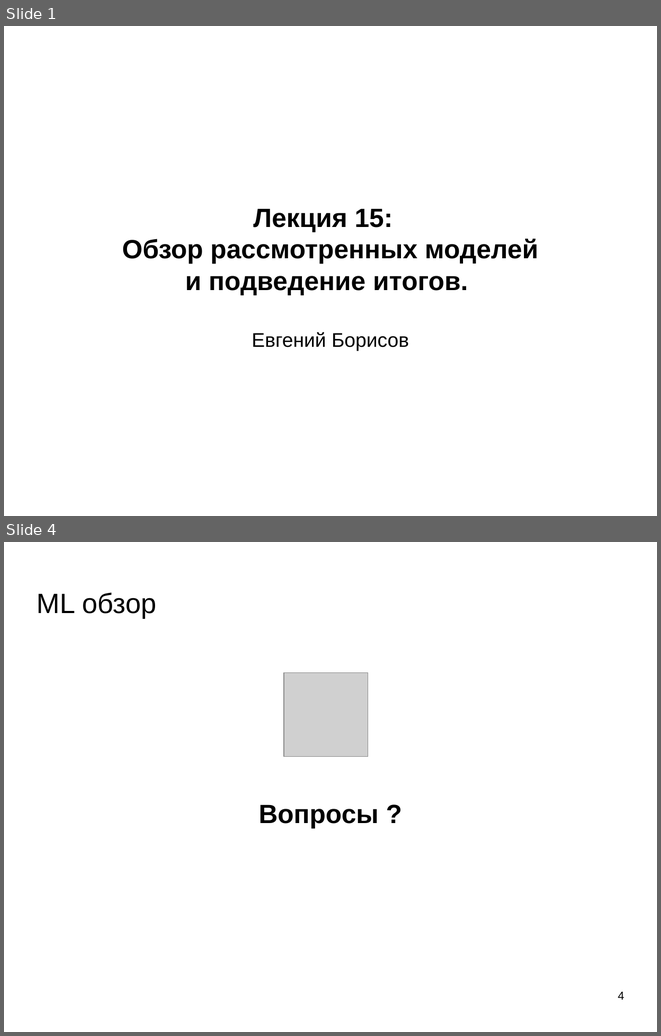
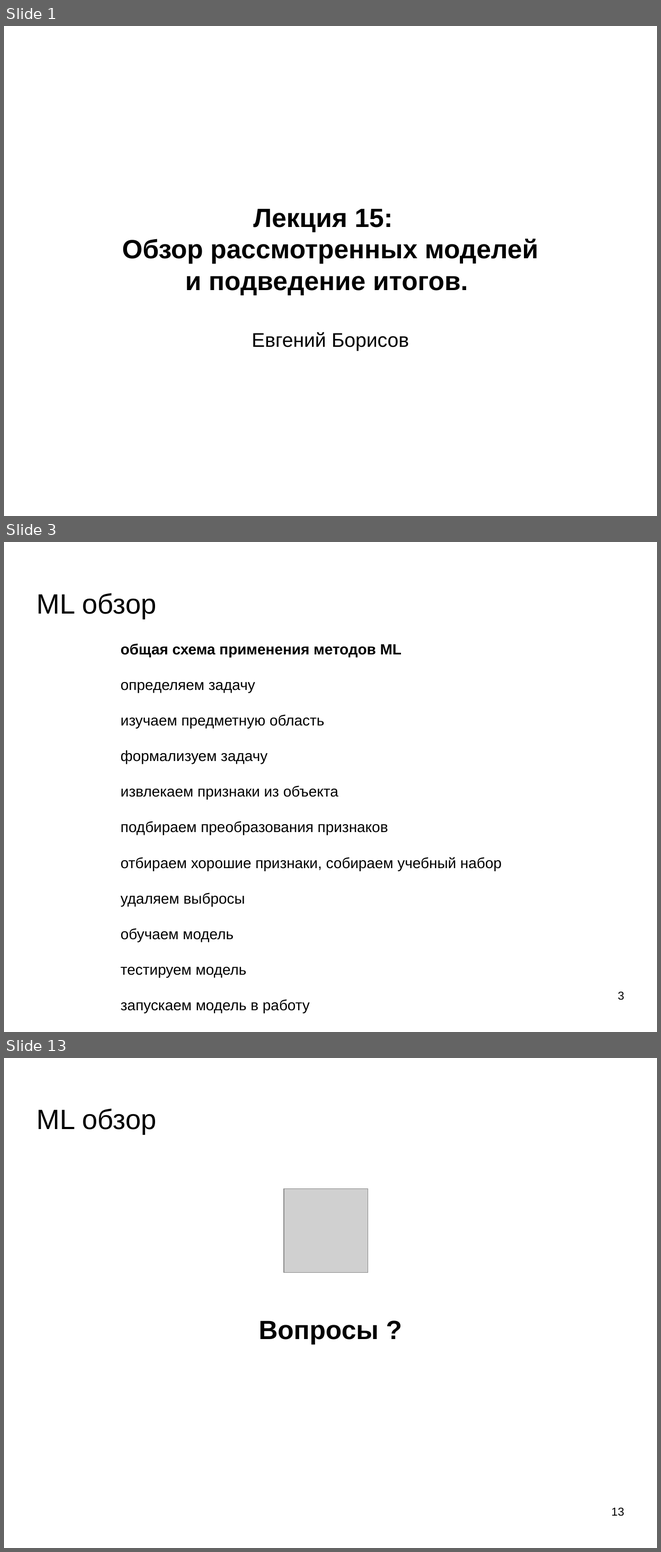
Before and after one commit to mechanoid5/ml_lectorium_legacy, a slide deck: 15-conclusion.odp. Shown one above the other, each under a label of ours: slides 1 and 4 before the commit, slides 1, 3 and 13 after it; the slides between them are not shown. The pictures are 661x1036 and 661x1552 pixels, drawn with LibreOffice and Linux fonts; fonts in the diff are those of the drawing; grey boxes stand for pictures; background and template pictures are left out. Boxes give left, top, right and bottom in pixels: in the first picture for what was removed or moved away, otherwise in the second. Text is boxed around its words. In the diff, an @@ line names an element or a change of style, - is before the commit and + after.

```diff
--- a/15-conclusion.odp
+++ b/15-conclusion.odp
@@ slide 3 added at (4, 542, 657, 1032), background picture (left out) @@
@@ title added at (37, 593, 156, 619), 33.9 pt, text #000000 @@
+ML обзор
@@ text added at (121, 643, 502, 1013), 18 pt, text #000000 @@
+общая схема применения методов ML
+определяем задачу
+изучаем предметную область
+формализуем задачу
+извлекаем признаки из объекта
+подбираем преобразования признаков
+отбираем хорошие признаки, собираем учебный набор
+удаляем выбросы
+обучаем модель
+тестируем модель
+запускаем модель в работу
@@ page number added at (618, 991, 624, 1000), 14 pt, text #000000 @@
+3
@@ what was slide 4 is now slide 13 @@
@@ page number at (611, 1507, 624, 1516): text changed @@
-4
+13
```
Also in this commit, not shown: 2 slides changed, 8 other slides added.
